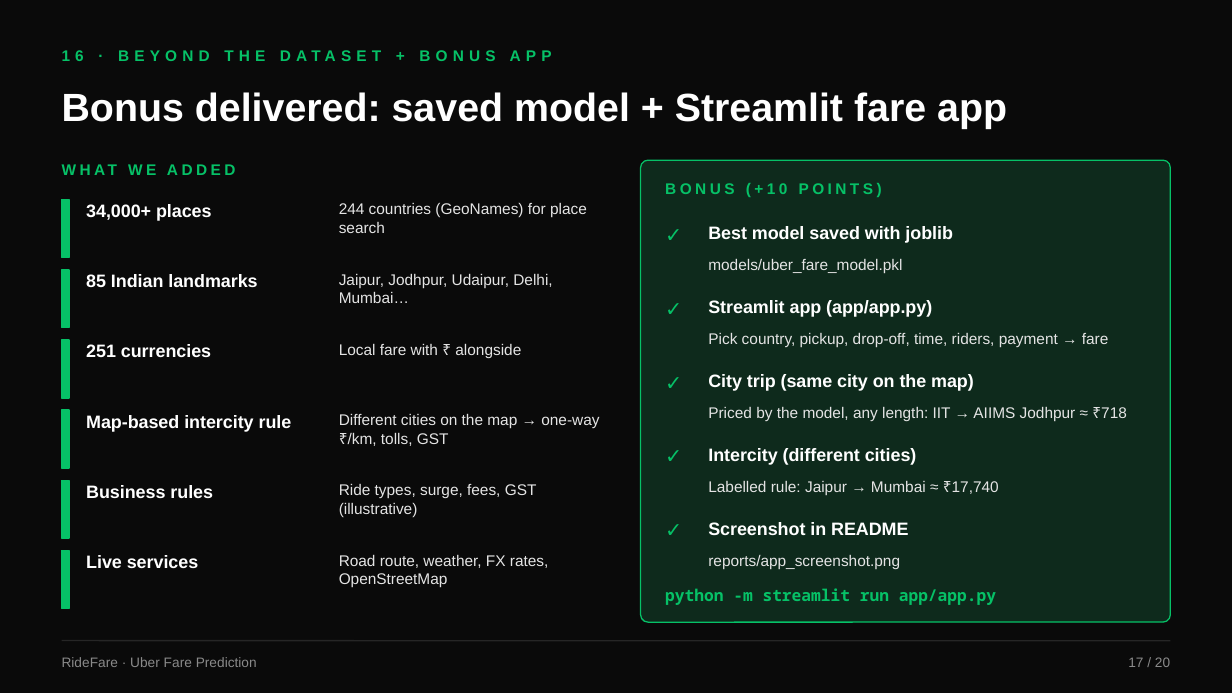
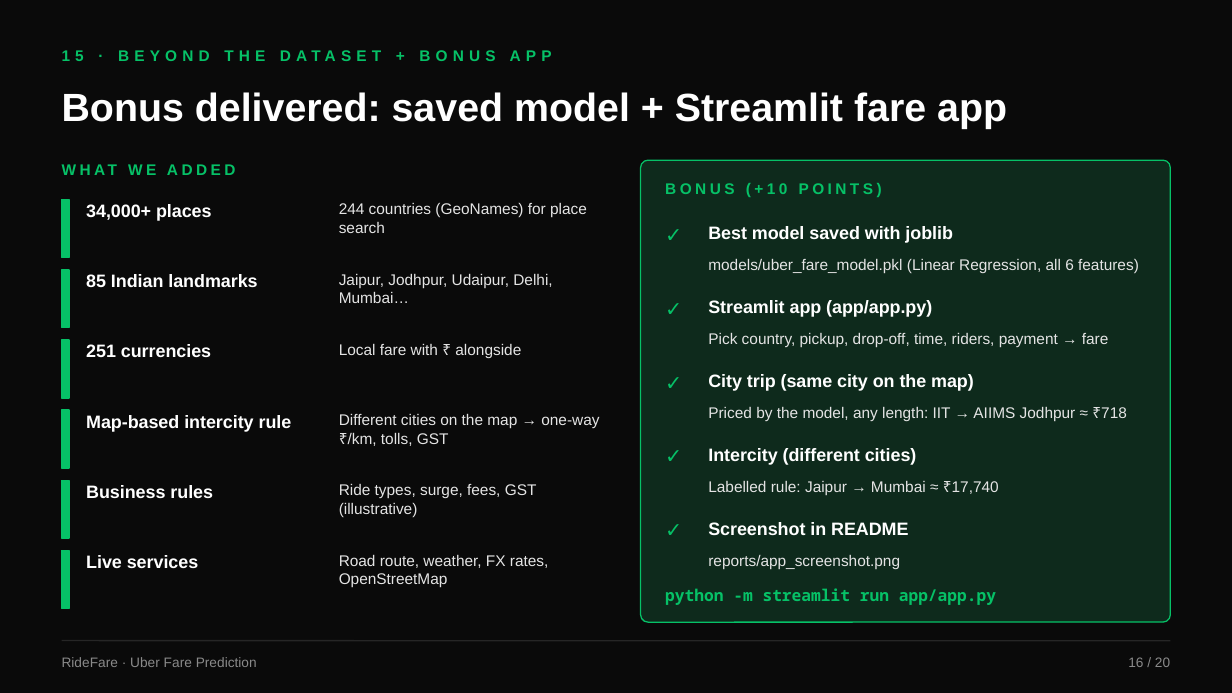
Before and after one commit to manghnanitany1998-del/ridefare-team, a slide deck: slide 16 of team_docs/RideFare_Final_Presentation.pptx (slide 17 before the commit). Drawn at 1232x693 pixels with LibreOffice and Linux fonts; fonts in the diff are those of the drawing. Boxes give left, top, right and bottom in pixels: in the first picture for what was removed or moved away, otherwise in the second. Text is boxed around its words. In the diff, an @@ line names an element or a change of style, - is before the commit and + after.

```diff
--- a/team_docs/RideFare_Final_Presentation.pptx
+++ b/team_docs/RideFare_Final_Presentation.pptx
@@ text at box(708, 259, 1139, 273): text changed @@
-models/uber_fare_model.pkl
+models/uber_fare_model.pkl (Linear Regression, all 6 features)
@@ text at box(1128, 657, 1170, 667): text changed @@
-17 / 20
+16 / 20
```
Also in this commit, not shown: 7 other slides changed, 3 other files.
